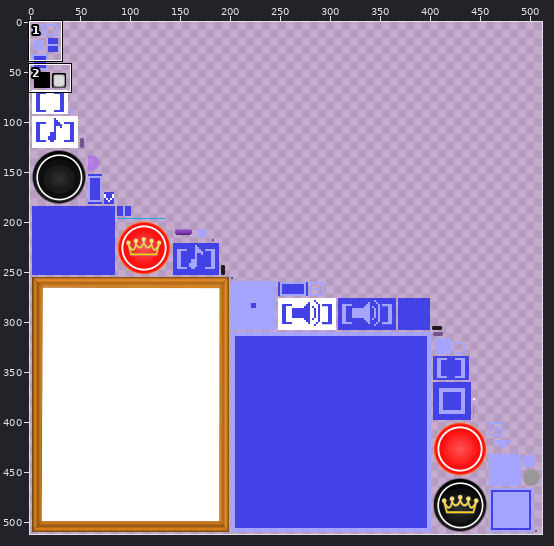
Edited in one commit: sprite sheet (android/assets/uiskin.png). The first picture is a wide view before the edit; the outline marks the close-up.
Close-up. The starting point:
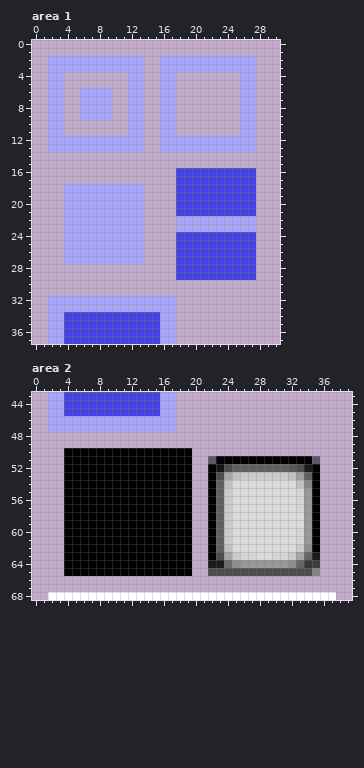
The file is 512x512 pixels. Pixels under 10% opacity are left out. Colours within 5 levels of each other are drawn and written as one. Shown: area 1: x 0..30, y 0..37; area 2: x 0..39, y 43..68. The commit also changed other parts of the picture, which this record leaves out.
New version:
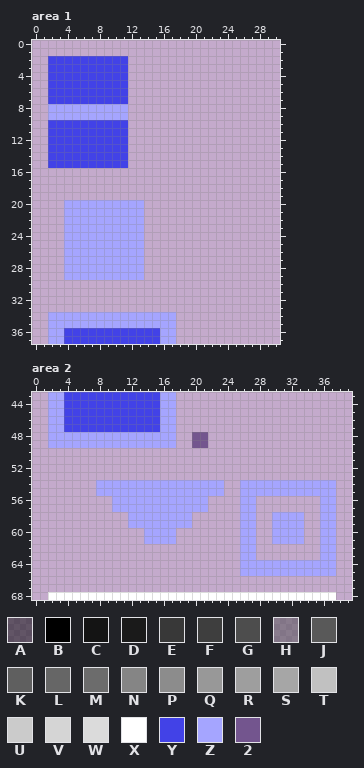
Palette (. is transparent): A #0000007f  B #000000  C #141414  D #1a1a1a  E #383838  F #3e3e3e  G #4d4d4d  H #4e4e4e80  J #595959  K #5f5f5f  L #666666  M #6c6c6c  N #858585  P #8c8c8c  Q #989898  R #9e9e9e  S #a6a6a6  T #c1c1c1  U #cbcbcb  V #d5d5d5  W #dbdbdb  X #ffffff  Y #4242e7  Z #a5a5ff  2 #73558e
Edits made:
--- area 1
@@ x 0..30 @@
  1 ...............................
- 2 ..ZZZZZZZZZZZZ..ZZZZZZZZZZZZ...
- 3 ..ZZZZZZZZZZZZ..ZZZZZZZZZZZZ...
- 4 ..ZZ........ZZ..ZZ........ZZ...
- 5 ..ZZ........ZZ..ZZ........ZZ...
- 6 ..ZZ..ZZZZ..ZZ..ZZ........ZZ...
- 7 ..ZZ..ZZZZ..ZZ..ZZ........ZZ...
- 8 ..ZZ..ZZZZ..ZZ..ZZ........ZZ...
- 9 ..ZZ..ZZZZ..ZZ..ZZ........ZZ...
-10 ..ZZ........ZZ..ZZ........ZZ...
-11 ..ZZ........ZZ..ZZ........ZZ...
-12 ..ZZZZZZZZZZZZ..ZZZZZZZZZZZZ...
-13 ..ZZZZZZZZZZZZ..ZZZZZZZZZZZZ...
-14 ...............................
-15 ...............................
-16 ..................YYYYYYYYYY...
-17 ..................YYYYYYYYYY...
-18 ....ZZZZZZZZZZ....YYYYYYYYYY...
-19 ....ZZZZZZZZZZ....YYYYYYYYYY...
-20 ....ZZZZZZZZZZ....YYYYYYYYYY...
-21 ....ZZZZZZZZZZ....YYYYYYYYYY...
-22 ....ZZZZZZZZZZ....ZZZZZZZZZZ...
-23 ....ZZZZZZZZZZ....ZZZZZZZZZZ...
-24 ....ZZZZZZZZZZ....YYYYYYYYYY...
-25 ....ZZZZZZZZZZ....YYYYYYYYYY...
-26 ....ZZZZZZZZZZ....YYYYYYYYYY...
-27 ....ZZZZZZZZZZ....YYYYYYYYYY...
-28 ..................YYYYYYYYYY...
-29 ..................YYYYYYYYYY...
+ 2 ..YYYYYYYYYY...................
+ 3 ..YYYYYYYYYY...................
+ 4 ..YYYYYYYYYY...................
+ 5 ..YYYYYYYYYY...................
+ 6 ..YYYYYYYYYY...................
+ 7 ..YYYYYYYYYY...................
+ 8 ..ZZZZZZZZZZ...................
+ 9 ..ZZZZZZZZZZ...................
+10 ..YYYYYYYYYY...................
+11 ..YYYYYYYYYY...................
+12 ..YYYYYYYYYY...................
+13 ..YYYYYYYYYY...................
+14 ..YYYYYYYYYY...................
+15 ..YYYYYYYYYY...................
+16 ...............................
+17 ...............................
+18 ...............................
+19 ...............................
+20 ....ZZZZZZZZZZ.................
+21 ....ZZZZZZZZZZ.................
+22 ....ZZZZZZZZZZ.................
+23 ....ZZZZZZZZZZ.................
+24 ....ZZZZZZZZZZ.................
+25 ....ZZZZZZZZZZ.................
+26 ....ZZZZZZZZZZ.................
+27 ....ZZZZZZZZZZ.................
+28 ....ZZZZZZZZZZ.................
+29 ....ZZZZZZZZZZ.................
 30 ...............................
 31 ...............................
-32 ..ZZZZZZZZZZZZZZZZ.............
-33 ..ZZZZZZZZZZZZZZZZ.............
-34 ..ZZYYYYYYYYYYYYZZ.............
-35 ..ZZYYYYYYYYYYYYZZ.............
+32 ...............................
+33 ...............................
+34 ..ZZZZZZZZZZZZZZZZ.............
+35 ..ZZZZZZZZZZZZZZZZ.............
 36 ..ZZYYYYYYYYYYYYZZ.............
--- area 2
@@ x 0..39 @@
 45 ..ZZYYYYYYYYYYYYZZ......................
-46 ..ZZZZZZZZZZZZZZZZ......................
-47 ..ZZZZZZZZZZZZZZZZ......................
-48 ........................................
-49 ........................................
-50 ....BBBBBBBBBBBBBBBB....................
-51 ....BBBBBBBBBBBBBBBB..ABBBBBBBBBBBBA....
-52 ....BBBBBBBBBBBBBBBB..BCGKKKKKKKJGDB....
-53 ....BBBBBBBBBBBBBBBB..BGSTUUUUUUTRKB....
-54 ....BBBBBBBBBBBBBBBB..BKTWWWWWWWWTNB....
-55 ....BBBBBBBBBBBBBBBB..BKUWWWWWWWWVQB....
-56 ....BBBBBBBBBBBBBBBB..BKUWWWWWWWWVQB....
-57 ....BBBBBBBBBBBBBBBB..BKUWWWWWWWWVQB....
-58 ....BBBBBBBBBBBBBBBB..BKUWWWWWWWWWQB....
-59 ....BBBBBBBBBBBBBBBB..BKUWWWWWWWWWQB....
-60 ....BBBBBBBBBBBBBBBB..BKUWWWWWWWWVQB....
-61 ....BBBBBBBBBBBBBBBB..BKUWWWWWWWWVQB....
-62 ....BBBBBBBBBBBBBBBB..BKTWWWWWWWWUPB....
-63 ....BBBBBBBBBBBBBBBB..BGSUVVWWVVUSLD....
-64 ....BBBBBBBBBBBBBBBB..DDMPQQQQQQPLEF....
-65 ....BBBBBBBBBBBBBBBB..GGGGGGGGGGGGGH....
+46 ..ZZYYYYYYYYYYYYZZ......................
+47 ..ZZYYYYYYYYYYYYZZ......................
+48 ..ZZZZZZZZZZZZZZZZ..22..................
+49 ..ZZZZZZZZZZZZZZZZ..22..................
+50 ........................................
+51 ........................................
+52 ........................................
+53 ........................................
+54 ........ZZZZZZZZZZZZZZZZ..ZZZZZZZZZZZZ..
+55 ........ZZZZZZZZZZZZZZZZ..ZZZZZZZZZZZZ..
+56 ..........ZZZZZZZZZZZZ....ZZ........ZZ..
+57 ..........ZZZZZZZZZZZZ....ZZ........ZZ..
+58 ............ZZZZZZZZ......ZZ..ZZZZ..ZZ..
+59 ............ZZZZZZZZ......ZZ..ZZZZ..ZZ..
+60 ..............ZZZZ........ZZ..ZZZZ..ZZ..
+61 ..............ZZZZ........ZZ..ZZZZ..ZZ..
+62 ..........................ZZ........ZZ..
+63 ..........................ZZ........ZZ..
+64 ..........................ZZZZZZZZZZZZ..
+65 ..........................ZZZZZZZZZZZZ..
 66 ........................................
